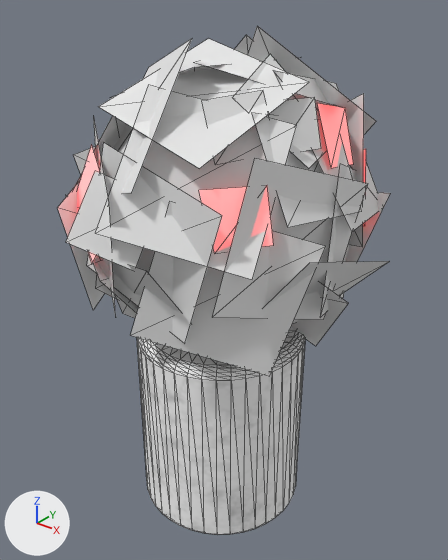
A saved change to the glTF model assets/heavy/plants/flowers.glb.
Rendered twice from a 50 mm lens placed at (1.11, -1.392, 1.683), pointed at (-0.012, 0.01, 0.814). Every picture has the same lights, and +X, +Y and +Z are marked at lower left. The picture after the commit comes second. Mesh edges are drawn as thin lines. Where no turn or scale is listed for an object, it has been applied to the vertices. Vertices at exactly the same position are counted once.
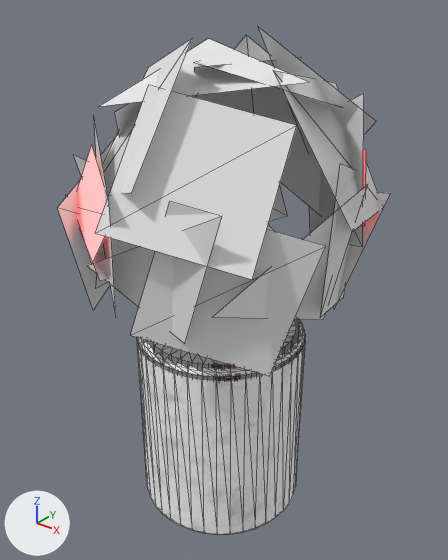
Pixel boxes [x1, y1, x2, y2] of what changed, in the pictures (448 x 560 px):
'Mesh_0', reshaped
    before: [137, 328, 305, 535]
    after: [137, 319, 305, 535]
'Mesh_2', reshaped
    before: [77, 103, 366, 263]
    after: [77, 145, 366, 263]
part 1 of me_mesh_0, deleted
    before: [137, 330, 305, 380]
part 2 of me_mesh_2, deleted (pink)
    before: [199, 186, 273, 253]
part 3 of me_mesh_2, deleted (pink)
    before: [317, 103, 354, 168]
part 4 of me_mesh_3, deleted
    before: [66, 54, 389, 346]
part 5 of me_mesh_3, deleted
    before: [74, 27, 368, 317]

The change in detail:
me_mesh_0 is used by ob_mesh_0; location (-0.003, -0.016, 0.002).
me_mesh_0 had 401 vertices, 760 faces and spanned x -0.276..0.276, y -0.276..0.276, z -0.002..0.667.
me_mesh_0 now has 321 vertices, 418 faces and spans x -0.276..0.276, y -0.276..0.276, z -0.002..0.667.
Part 1, on me_mesh_0:
80 vertices are removed from x -0.188..0.188, y -0.188..0.188, z 0.655..0.658.
342 faces are deleted.
me_mesh_2 is used by ob_mesh_2; location (-0.003, -0.016, 0.002).
me_mesh_2 had 20 vertices, 10 faces and spanned x -0.388..0.355, y -0.391..0.418, z 0.934..1.397.
me_mesh_2 now has 11 vertices, 5 faces and spans x -0.388..0.355, y -0.391..0.418, z 0.953..1.284.
me_mesh_2 part 2: the loose piece of 4 vertices spanning x 0.193..0.335, y -0.321..-0.207, z 1.086..1.243 is deleted.
me_mesh_2 part 3: the loose piece of 4 vertices spanning x 0.277..0.34, y 0.037..0.207, z 1.213..1.397 is deleted.
Other edits to the shape of me_mesh_2 do not show in these pictures.
me_mesh_3 is used by ob_mesh_3; location (-0.003, -0.016, 0.002).
me_mesh_3 had 132 vertices, 66 faces and spanned x -0.464..0.471, y -0.484..0.516, z 0.592..1.563.
me_mesh_3 now has 86 vertices, 36 faces and spans x -0.464..0.432, y -0.469..0.516, z 0.671..1.563.
me_mesh_3 part 4: 8 loose pieces with 32 vertices, spanning x -0.231..0.471, y -0.484..0.183, z 0.618..1.498, are deleted.
me_mesh_3 part 5: 14 vertices removed from x -0.371..0.295, y -0.347..0.493, z 0.592..1.356.
